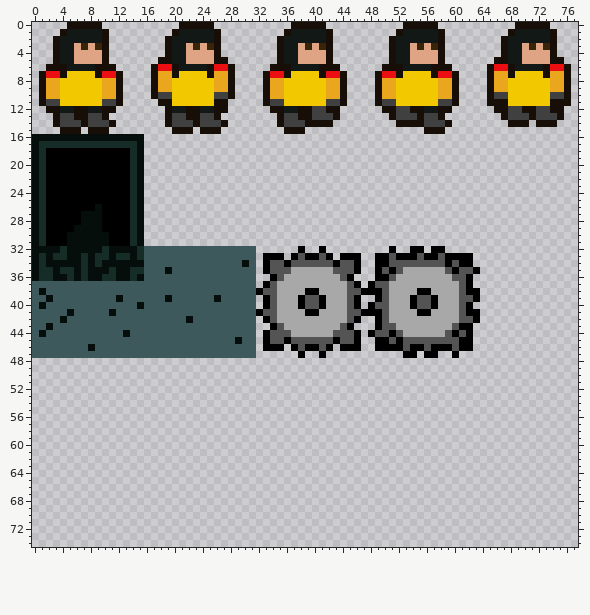
Sprite sheet -- assets/tiles.png. The picture above was drawn from the file before the commit.
The file is 96x96 pixels. Shown: x 0..77, y 0..74.
After:
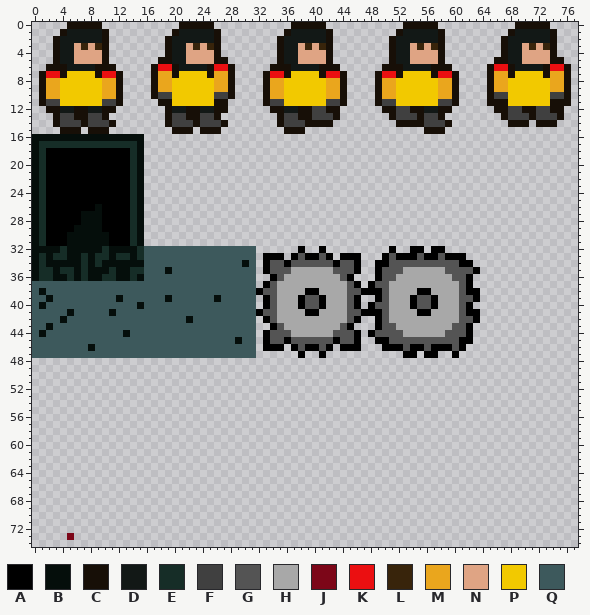
Palette (. is transparent): A #000000  B #050e0b  C #170f07  D #121816  E #162d27  F #404040  G #545454  H #a8a8a8  J #7c0618  K #eb0f11  L #38240b  M #eaa61d  N #dfa484  P #f2c900  Q #3d595c
From old to new:
{"y":33,"x":49,"old":"A","new":"."}
{"y":33,"x":62,"old":"A","new":"."}
{"y":34,"x":59,"old":"A","new":"G"}
{"y":35,"x":51,"old":"A","new":"G"}
{"y":35,"x":60,"old":"A","new":"G"}
{"y":36,"x":50,"old":"A","new":"G"}
{"y":43,"x":61,"old":"A","new":"G"}
{"y":44,"x":51,"old":"A","new":"G"}
{"y":44,"x":60,"old":"A","new":"G"}
{"y":45,"x":52,"old":"A","new":"G"}
{"y":46,"x":49,"old":"A","new":"."}
{"y":46,"x":62,"old":"A","new":"."}
{"y":73,"x":5,"old":".","new":"J"}
{"label":"changed","picture_box":[375,253,396,281]}
{"label":"changed","picture_box":[445,253,473,274]}
{"label":"changed","picture_box":[452,323,473,351]}
{"label":"changed","picture_box":[375,330,403,351]}
{"label":"added","picture_box":[67,533,74,540]}
